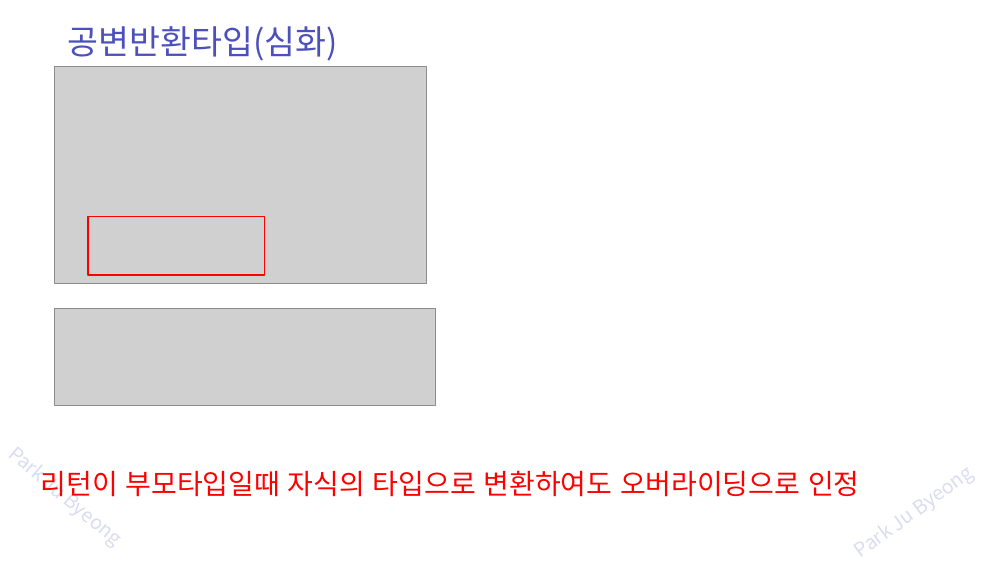
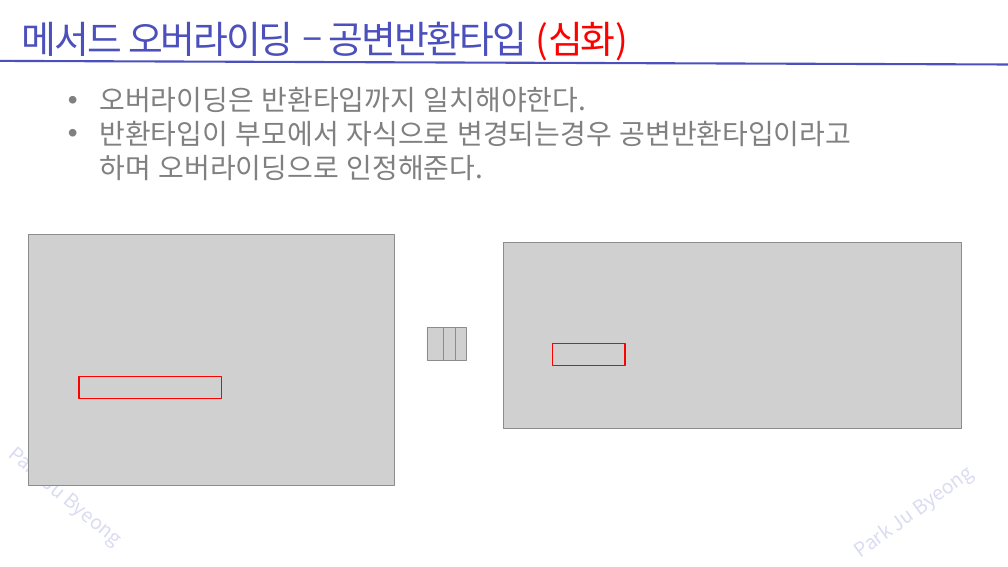
Before and after one commit to zest132/JavaLecture, a slide deck: slide 39 of JavaLecture/LectureFile/java 9강 상속과super.pptx (slide 34 before the commit). Drawn at 1008x567 pixels with LibreOffice and Linux fonts; fonts in the diff are those of the drawing; grey boxes stand for pictures. Boxes give left, top, right and bottom in pixels: in the first picture for what was removed or moved away, otherwise in the second. Text is boxed around its words. In the diff, an @@ line names an element or a change of style, - is before the commit and + after.

```diff
--- a/JavaLecture/LectureFile/java 9강 상속과super.pptx
+++ b/JavaLecture/LectureFile/java 9강 상속과super.pptx
@@ text at (22, 21, 629, 64): text changed; size 48 to 54 pt @@
-공변반환타입(심화)
+메서드 오버라이딩 – 공변반환타입 (심화)
@@ line added from (1008, 65) to (0, 61), #4C50BC 3 pt @@
@@ picture removed at (54, 67, 426, 284) @@
@@ text added at (99, 87, 852, 180), 40 pt, text #808080 @@
+• 오버라이딩은 반환타입까지 일치해야한다.
+• 반환타입이 부모에서 자식으로 변경되는경우 공변반환타입이라고 하며 오버라이딩으로 인정해준다.
@@ picture added at (29, 235, 394, 485) @@
@@ picture added at (503, 242, 962, 428) @@
@@ picture removed at (54, 308, 435, 405) @@
@@ picture added at (427, 328, 443, 360) @@
@@ picture added at (438, 328, 455, 360) @@
@@ picture added at (451, 328, 467, 360) @@
@@ rectangle added at (552, 343, 625, 365), outline #FF0000 2 pt @@
@@ rectangle: place and size @@
-rectangle at (88, 216, 265, 275)
+rectangle at (79, 376, 222, 399)
@@ text removed at (41, 470, 859, 497) @@
-리턴이 부모타입일때 자식의 타입으로 변환하여도 오버라이딩으로 인정
```
Also in this commit, not shown: 28 other slides changed, 19 slides added, 15 slides removed, 10 other files.
